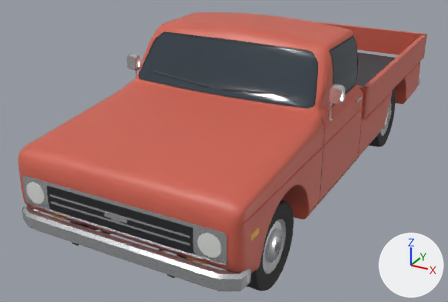
An edit to the glTF model public/models/carshape/c10.glb, drawn before and after from the same camera.
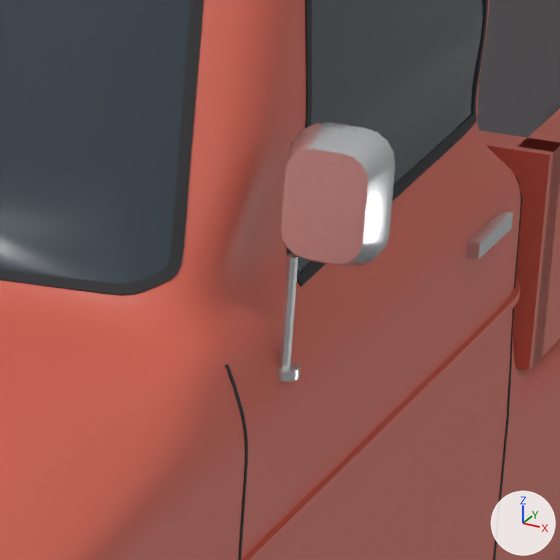
The first picture shows the older version from a 50 mm camera at (2.54, -5.64, 2.98) aimed at (-0.33, -0.43, 0.38). The close-ups show the older and then the newer version on the part from 65% to 82% of the width and 22% to 48% of the height of that picture. Only the edits that show in the close-ups are written down. The axes (+X, +Y, +Z) are drawn at lower right. The lights are the same throughout. Vertices at exactly the same position are counted once.

Script lines for the objects in view, before the commit:
```python
me_glass = bpy.data.meshes.new('glass')
me_glass.from_pydata(...)  # 659 vertices, 959 faces; spans x -0.95..0.95, y -1.19..-0.03, z 1.21..1.68
me_glass.materials.append(mat_car_glass)  # dark blue #303c45
me_mirrors = bpy.data.meshes.new('mirrors')
me_mirrors.from_pydata(...)  # 232 vertices, 440 faces; spans x -1.08..1.08, y -1.01..-0.95, z 1.15..1.45
me_mirrors.materials.append(mat_car_chrome)  # light grey #dddee1
me_trim = bpy.data.meshes.new('trim')
me_trim.from_pydata(...)  # 4456 vertices, 7011 faces; spans x -1.0..1.0, y -2.67..2.67, z 0.2..1.68
# faces by material slot: [1923, 3410, 132, 152, 204, 414, 776]
me_trim.materials.append(mat_car_chrome)  # light grey #dddee1
me_trim.materials.append(mat_trim_rubber)  # black #2c2c2f
me_trim.materials.append(mat_trim_grille)  # black #212123
me_trim.materials.append(mat_indicatorlights)  # orange #f3b33f
me_trim.materials.append(mat_taillights)  # red #bc3027
me_trim.materials.append(mat_car_paint)  # red #ce6150
me_trim.materials.append(mat_car_trim)  # dark grey #3f3f42
ob_glass = bpy.data.objects.new('glass', me_glass)
ob_glass.location = (0.0, 0.0, 0.0)
ob_mirrors = bpy.data.objects.new('mirrors', me_mirrors)
ob_mirrors.location = (0.0, 0.0, 0.0)
ob_trim = bpy.data.objects.new('trim', me_trim)
ob_trim.location = (0.0, 0.0, 0.0)
# also in view: 'paint' at (0.0, -0.02, 1.07)
```
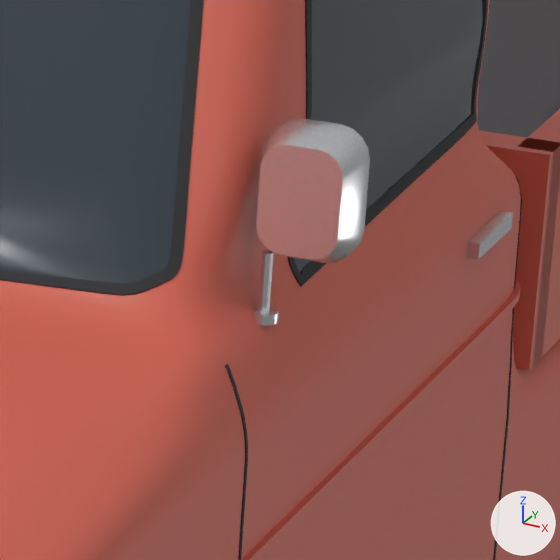
Patch to the scene script:
```diff
--- a/public/models/carshape/c10.glb.py
+++ b/public/models/carshape/c10.glb.py
@@ me_mirrors @@
 # used by ob_mirrors; location = (0.0, 0.0, 0.0)
-me_mirrors.from_pydata(...)  # 232 vertices, 440 faces; spans x -1.08..1.08, y -1.01..-0.95, z 1.15..1.45
+me_mirrors.from_pydata(...)  # 232 vertices, 440 faces; spans x -1.05..1.05, y -1.01..-0.95, z 1.21..1.45
+# me_mirrors part 1: the loose piece of 80 vertices spanning x 0.96..1.08, y -1.01..-0.95, z 1.29..1.45 is moved by (-0.03, 0.0, 0.0)
+# me_mirrors part 2: the loose piece of 20 vertices spanning x 0.96..1.0, y -1.01..-0.97, z 1.15..1.16 is moved by (-0.03, 0.0, 0.06)
+# me_mirrors part 3: the loose piece of 16 vertices spanning x 0.97..0.99, y -1.0..-0.98, z 1.15..1.29 is scaled about its middle by (1, 1, 0.561), then moved by (-0.03, 0.0, 0.03)
+# other edits to the shape of me_mirrors do not show in these pictures
 me_mirrors.materials.append(mat_car_chrome)
```

What differs and where, as boxes [x1, y1, x2, y2] in the close-ups (560 x 560 px; the box of a moved part takes in the faces that stretch with it):
'mirrors', reshaped: before [276, 122, 395, 382]; after [253, 119, 370, 325]
part 1 of me_mirrors, moved or reshaped: before [281, 122, 395, 267]; after [256, 119, 370, 263]
part 2 of me_mirrors, moved or reshaped: before [276, 362, 300, 382]; after [253, 306, 279, 325]
part 3 of me_mirrors, moved or reshaped: before [279, 254, 298, 369]; after [258, 250, 274, 312]
